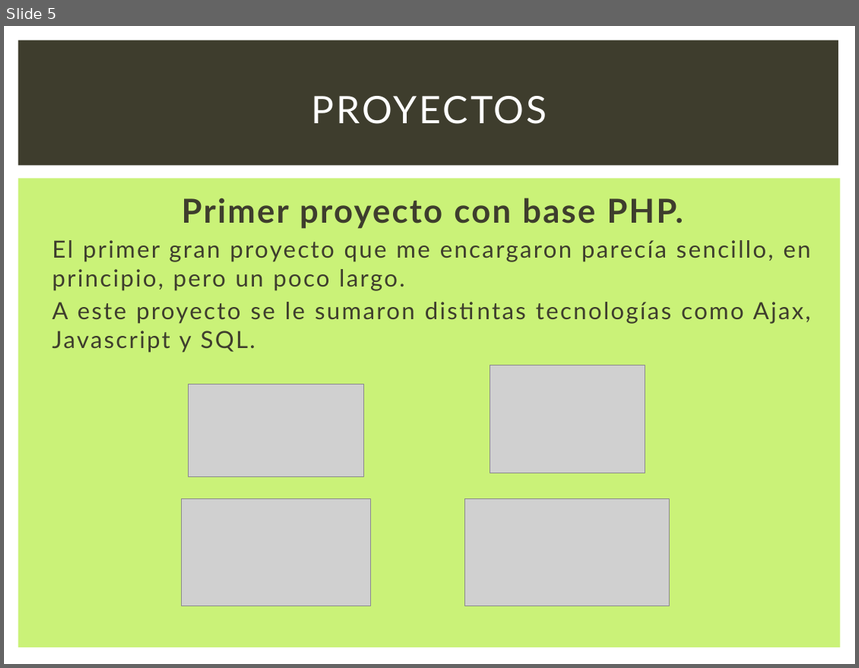
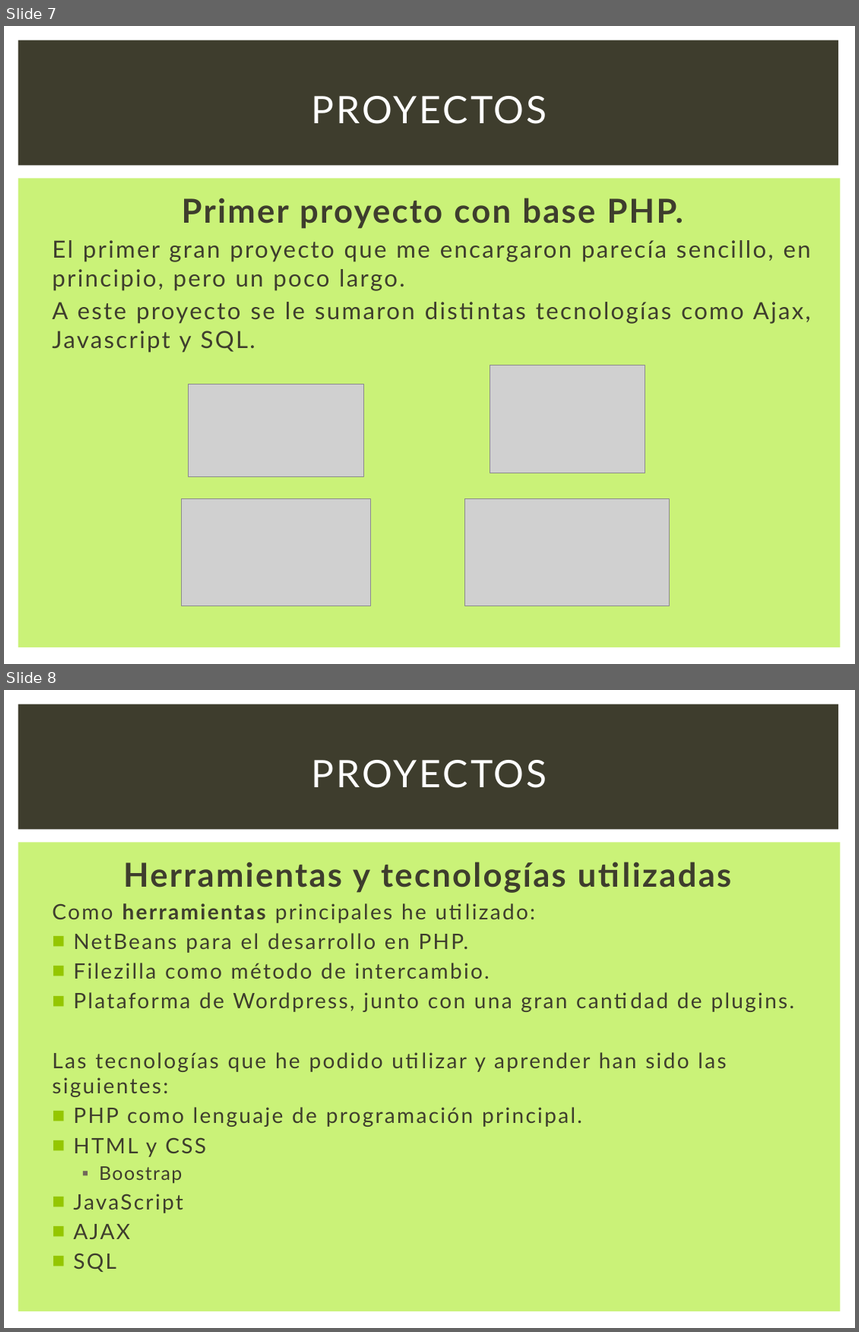
Before and after one commit to rafacampjurado/Presentaci-nDual2018, a slide deck: Presentación.ppsx. Shown one above the other, each under a label of ours: slide 5 before the commit, slides 7 and 8 after it. The pictures are 859x668 and 859x1332 pixels, drawn with LibreOffice and Linux fonts; fonts in the diff are those of the drawing; grey boxes stand for pictures. Boxes give left, top, right and bottom in pixels: in the first picture for what was removed or moved away, otherwise in the second. Text is boxed around its words. In the diff, an @@ line names an element or a change of style, - is before the commit and + after.

```diff
--- a/Presentación.ppsx
+++ b/Presentación.ppsx
@@ slide 8 added at <box>4,690,855,1328</box>, background #FFFFFF; not listed: 2 template elements that a slide beside it also shows @@
@@ title added at <box>311,760,547,788</box>, 32 pt, text #FFFFFF @@
+PROYECTOS
@@ text added at <box>52,862,795,1272</box>, 18 pt, text #3E3D2D @@
+Herramientas y tecnologías utilizadas
+Como herramientas principales he utilizado:
+■ NetBeans para el desarrollo en PHP.
+■ Filezilla como método de intercambio.
+■ Plataforma de Wordpress, junto con una gran cantidad de plugins.
+Las tecnologías que he podido utilizar y aprender han sido las siguientes:
+■ PHP como lenguaje de programación principal.
+■ HTML y CSS
+  ▪ Boostrap
+■ JavaScript
+■ AJAX
+■ SQL
@@ what was slide 5 is now slide 7 @@
```
Also in this commit, not shown: 3 slides changed, 2 other slides added, 2 other files.
